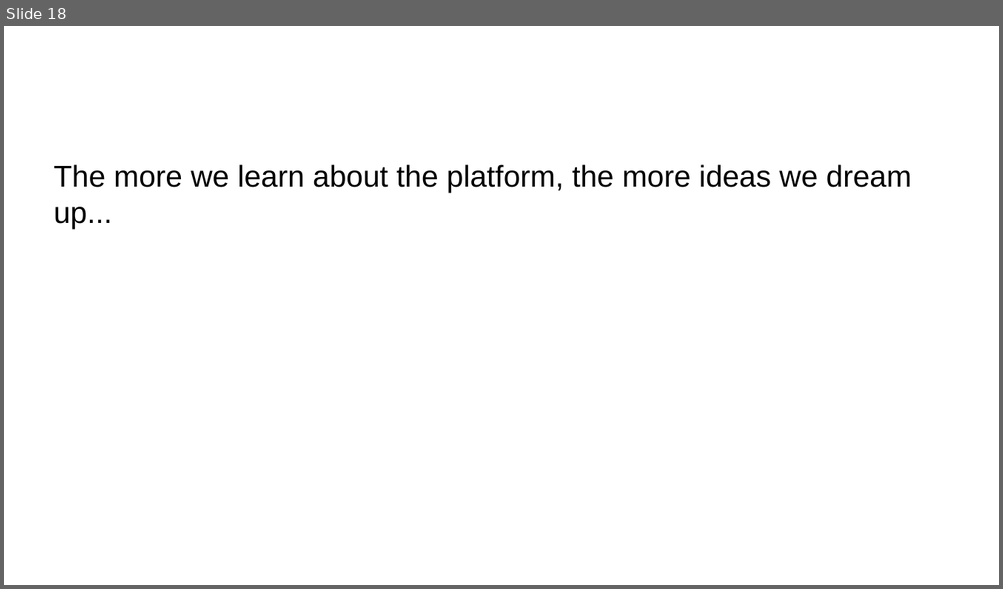
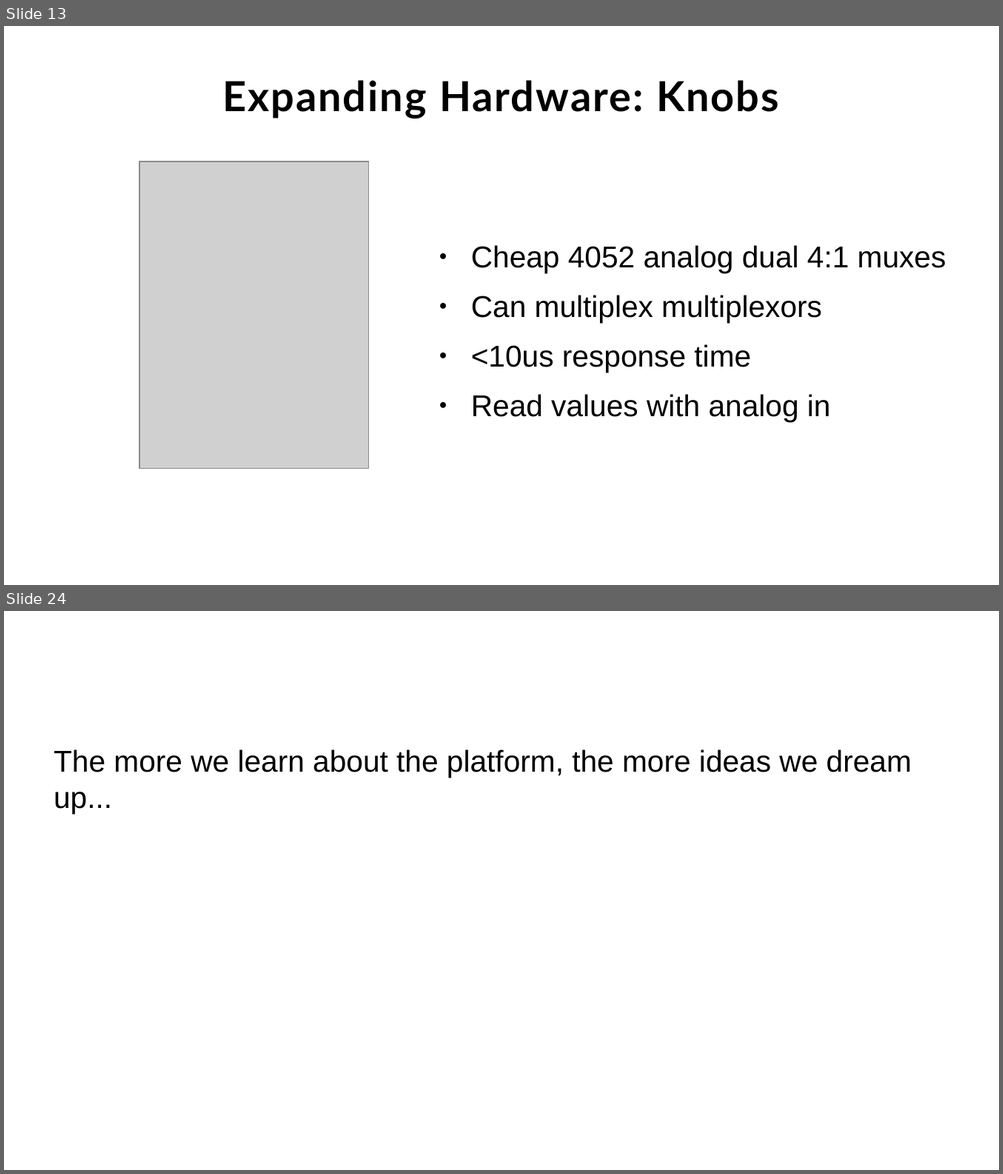
Before and after one commit to Jacquot-SFE/Teensy-synth-platform, a slide deck: presentation/slides/teensy-synthesis.odp. Shown one above the other, each under a label of ours: slide 18 before the commit, slides 13 and 24 after it; the slides between them are not shown. The pictures are 1003x589 and 1003x1174 pixels, drawn with LibreOffice and Linux fonts; fonts in the diff are those of the drawing; grey boxes stand for pictures; background and template pictures are left out. Boxes give left, top, right and bottom in pixels: in the first picture for what was removed or moved away, otherwise in the second. Text is boxed around its words. In the diff, an @@ line names an element or a change of style, - is before the commit and + after.

```diff
--- a/presentation/slides/teensy-synthesis.odp
+++ b/presentation/slides/teensy-synthesis.odp
@@ slide 13 added at bbox=[4, 26, 999, 585], background picture (left out) @@
@@ title added at bbox=[222, 80, 779, 118], 33 pt, text #000000, bold @@
+Expanding Hardware: Knobs
@@ picture added at bbox=[139, 161, 369, 469] @@
@@ text added at bbox=[471, 245, 946, 421], 24 pt, text #000000 @@
+● Cheap 4052 analog dual 4:1 muxes
+● Can multiplex multiplexors
+● <10us response time
+● Read values with analog in
@@ what was slide 18 is now slide 24 @@
```
Also in this commit, not shown: 28 slides changed, 5 other slides added.
